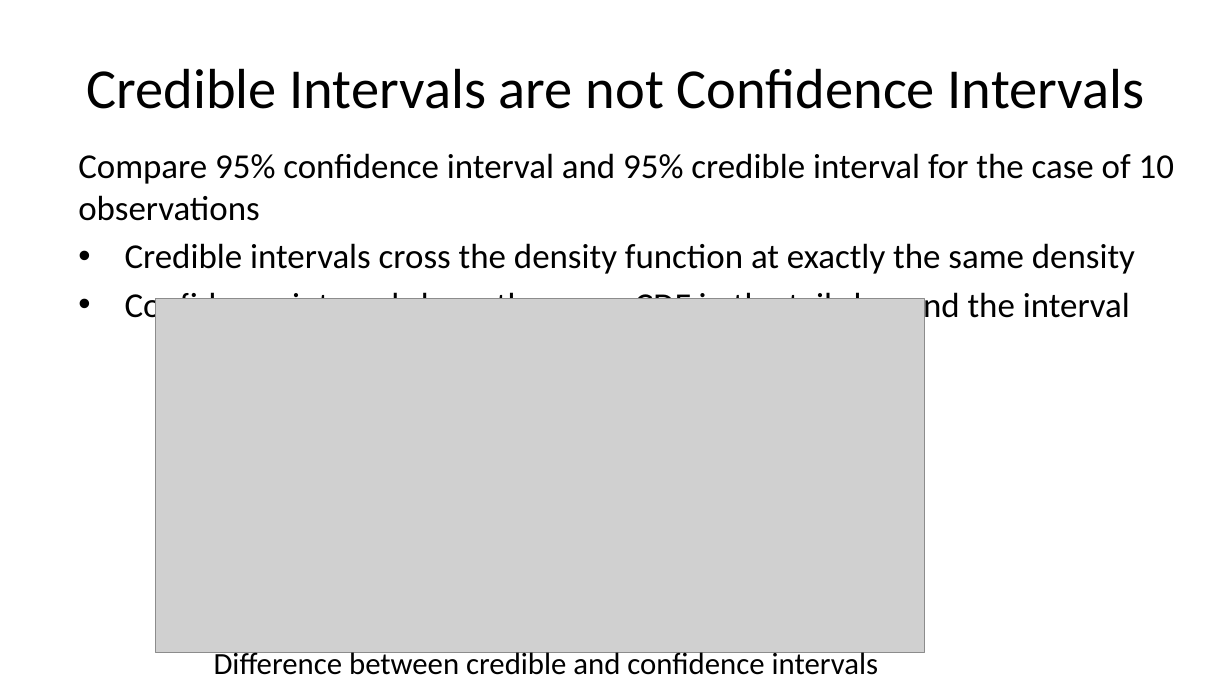
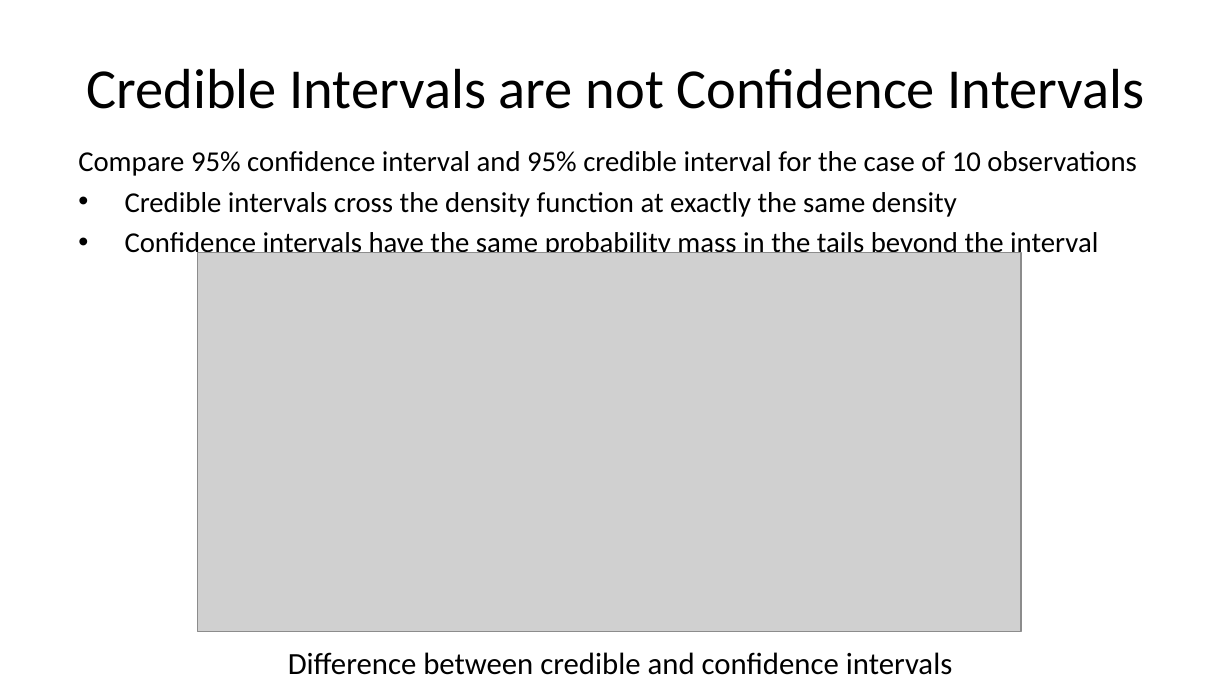
Before and after one commit to StephenElston/CSCI-E-83, a slide deck: slide 61 of LectureSlides/07_IntroductionToBayesModels.pptx (slide 62 before the commit). Drawn at 1232x693 pixels with LibreOffice and Linux fonts; fonts in the diff are those of the drawing; grey boxes stand for pictures. Boxes give left, top, right and bottom in pixels: in the first picture for what was removed or moved away, otherwise in the second. Text is boxed around its words. In the diff, an @@ line names an element or a change of style, - is before the commit and + after.

```diff
--- a/LectureSlides/07_IntroductionToBayesModels.pptx
+++ b/LectureSlides/07_IntroductionToBayesModels.pptx
@@ text at (78, 151, 1137, 217): size 20.4 to 16.8 pt in "Compare 95% confidence interval and 95% credible ...", "Credible intervals cross the density function at ..." @@
@@ text at (125, 232, 1098, 259): text changed; size 20.4 to 16.8 pt @@
-• Confidence intervals have the same CDF in the tails beyond the interval
+• Confidence intervals have the same probability mass in the tails beyond the interval
@@ picture: place and size @@
-picture at (155, 299, 924, 653)
+picture at (197, 253, 1020, 632)
@@ text "Difference between credible and confidence ..." rewrapped from (214, 648, 878, 675) to (288, 652, 952, 675) @@
```
Also in this commit, not shown: 8 other slides changed, 1 slide removed.
